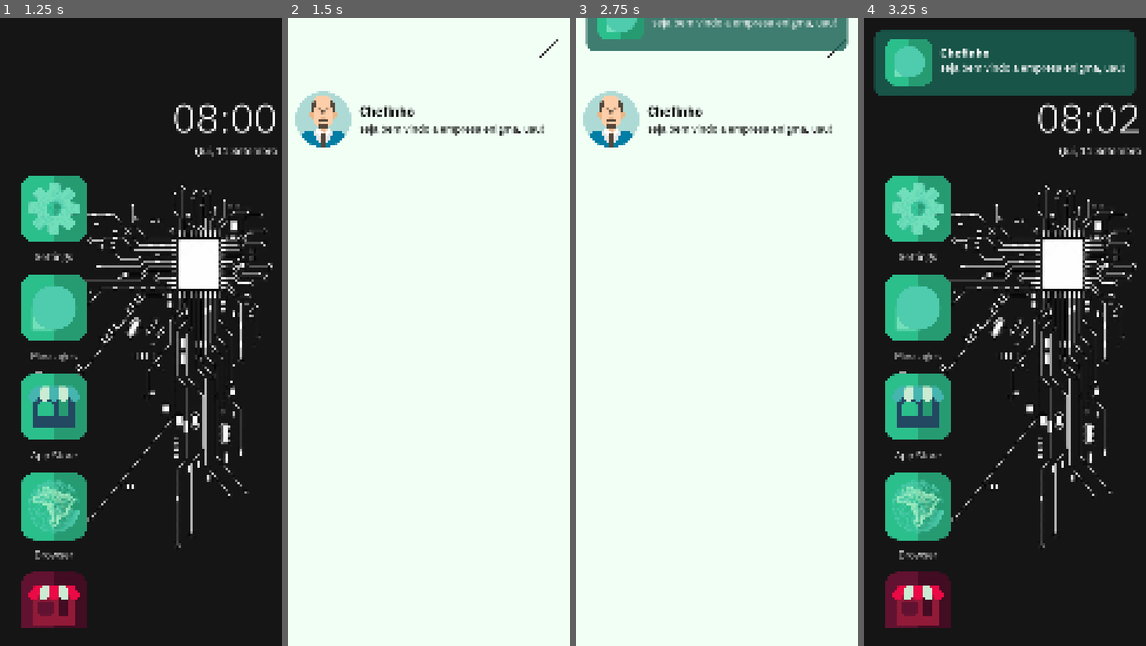
Above: before the commit, frames 1-4 (left to right).
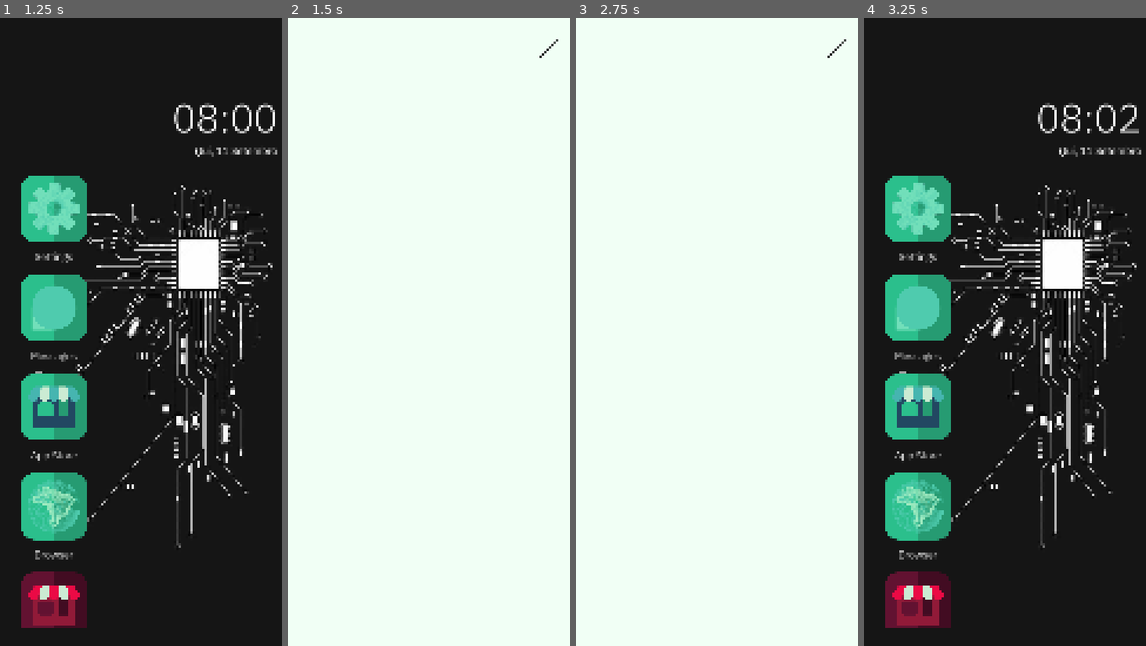
Above: after the commit, the same moments.

Repository: StudioENIGMA/ProjectENIGMA
Game: Godot game, scene res://scenes/main.tscn
Two runs of this game, one before a commit and one after it. Both use one fixed random seed, a clock stepped at 60 frames per second and the inputs below. The engine's default icon, where the game draws it, is replaced by a stand-in: a white triangle on a blue panel in a dark square.
Inputs (mouse positions are in pixels of both pictures, inside the frame that each line leads up to):
- Up to frame 1 (1.25 s): click "NEW GAME" at 0.5 s
- Up to frame 2 (1.5 s): click "Messages" at 1.25 s
- Up to frame 3 (2.75 s): click "< --" at 2 s
- Up to frame 4 (3.25 s): click (1123, 49) at 2.75 s

Frame 1 is identical in both runs. In frame 2, 2.1% of the frame differs, in the area x 2-91%, y 11-21%; in frame 3, 7.0%; in frame 4, 9.8%, in the area x 3-97%, y 1-13%.

Commit message:
just transfering between pcs

Diff:
--- /dev/null
+++ b/data/message.tres
@@ -0,0 +1,12 @@
+[gd_resource type="Resource" script_class="Message" load_steps=2 format=3 uid="uid://b0l2ori7kvj88"]
+
+[ext_resource type="Script" uid="uid://yb7fi4umfvih" path="res://scripts/control/message.gd" id="1_l2g4m"]
+
+[resource]
+script = ExtResource("1_l2g4m")
+day = 0
+priority = 0
+task_type = "daily"
+sender = "Chefinho"
+text = "Bom dia! É meu prazer dar-lhe as boas vindas ao nosso programa de Estágio. Enquanto você estiver trabalhando para a [Corporação ENIGMA ltda.], você terá acesso ao nosso telefone empresarial (este mesmo que você está usando agora!). Durante os próximos [nº_dias] dias eu lhe supervisionarei durante seu período probatório. Você deverá realizar diversas atividades para nossos setores, então aproveite para se familiarizar com nossa plataforma de mensagens."
+conditions = {}
--- /dev/null
+++ b/data/messages.json
@@ -0,0 +1,29 @@
+{
+	"messages": {
+		"id": "00",
+		"day": "1",
+		"task_type": "msg",
+		"sender": "chefe",
+		"text": "Bom dia! É meu prazer dar-lhe as boas vindas ao nosso programa de Estágio. Enquanto você estiver trabalhando para a [Corporação ENIGMA ltda.], você terá acesso ao nosso telefone empresarial (este mesmo que você está usando agora!). Durante os próximos [nº_dias] dias eu lhe supervisionarei durante seu período probatório. Você deverá realizar diversas atividades para nossos setores, então aproveite para se familiarizar com nossa plataforma de mensagens.",
+		"answer1": {
+			"text": "",
+			"next_msg_id": "01"
+		},
+		"answer2": {
+			"text": "",
+			"next_msg_id": ""
+		},
+		"conditions": {
+			"apps": {
+				"settings": {
+					"name": "settings",
+					"value": "true"
+				},
+				"browser": {
+					"name": "browser",
+					"value": "true"
+				}
+			}
+		}
+	}
+}
--- /dev/null
+++ b/data/new_resource.tres
@@ -0,0 +1,12 @@
+[gd_resource type="Resource" script_class="Message" load_steps=2 format=3 uid="uid://yjc03i8w4sdh"]
+
+[ext_resource type="Script" uid="uid://yb7fi4umfvih" path="res://scripts/control/message.gd" id="1_q4uwo"]
+
+[resource]
+script = ExtResource("1_q4uwo")
+day = 0
+priority = 0
+task_type = ""
+sender = ""
+text = ""
+conditions = {}
--- a/scenes/game_screen.tscn
+++ b/scenes/game_screen.tscn
@@ -1,9 +1,10 @@
-[gd_scene load_steps=18 format=3 uid="uid://t733xktji2q8"]
+[gd_scene load_steps=19 format=3 uid="uid://t733xktji2q8"]
 
 [ext_resource type="Texture2D" uid="uid://dbmhpb8fx6ss2" path="res://assets/background.jpeg" id="1_3a7ej"]
 [ext_resource type="AudioStream" uid="uid://c1kcm17tyunq0" path="res://assets/sounds/ost/[OLD]enigma_bg_ost_r1_2025-06-16.wav" id="2_bd51b"]
 [ext_resource type="Script" uid="uid://c1phcbtnjj5tm" path="res://scripts/control.gd" id="3_oknyi"]
 [ext_resource type="PackedScene" uid="uid://5qfjsihyrf6e" path="res://scenes/messages_app.tscn" id="4_7em7s"]
+[ext_resource type="Resource" uid="uid://b0l2ori7kvj88" path="res://data/message.tres" id="4_oknyi"]
 [ext_resource type="PackedScene" uid="uid://c2pee1p02e7tm" path="res://scenes/both_shops.tscn" id="5_x5x4e"]
 [ext_resource type="Theme" uid="uid://dumg8l48etp41" path="res://assets/themes/test_theme.tres" id="6_h0j4g"]
 [ext_resource type="Texture2D" uid="uid://clmd7chum00ms" path="res://assets/icons/settings.png" id="7_87fqc"]
@@ -30,13 +31,15 @@
 autoplay = true
 bus = &"Music"
 
-[node name="Control" type="Control" parent="."]
+[node name="Control" type="Control" parent="." node_paths=PackedStringArray("message_holder")]
 layout_mode = 3
 anchors_preset = 0
 offset_right = 40.0
 offset_bottom = 40.0
 mouse_filter = 2
 script = ExtResource("3_oknyi")
+messages = Array[Resource]([ExtResource("4_oknyi")])
+message_holder = NodePath("MessageHolder")
 
 [node name="Apps" type="Node" parent="Control"]
 
@@ -161,6 +164,8 @@
 vertical_alignment = 1
 script = ExtResource("16_1vcyb")
 
+[node name="MessageHolder" type="Node" parent="Control"]
+
 [node name="Timer" type="Timer" parent="."]
 wait_time = 600.0
 one_shot = true
--- a/scripts/control.gd
+++ b/scripts/control.gd
@@ -1,4 +1,9 @@
 extends Control
+
+@export var messages : Array[Resource] = []
+@export var message_holder : Node
+
+var random_send_amplitude_max : int
 
 func day_zero() -> void:
 	pass
@@ -11,19 +16,46 @@
 
 	print(timer.get_time_left())
 
-	EventBus.send_message.emit("Chefinho", "seja bem vindo a empresa enigma, uau!", 0)
-	EventBus.send_notification.emit("seja bem vindo a empresa enigma, uau!", "Chefinho")
+	# EventBus.send_message.emit("Chefinho", "seja bem vindo a empresa enigma, uau!", 0)
+	# EventBus.send_notification.emit("seja bem vindo a empresa enigma, uau!", "Chefinho")
 
-	await get_tree().create_timer(3).timeout
-	EventBus.send_message.emit("Jorge", "olá, baixa esse loja de vagabundo ai!", 1)
-	EventBus.send_notification.emit("olá, baixa esse loja de vagabundo ai!", "Jorge")
+	# await get_tree().create_timer(3).timeout
+	# EventBus.send_message.emit("Jorge", "olá, baixa esse loja de vagabundo ai!", 1)
+	# EventBus.send_notification.emit("olá, baixa esse loja de vagabundo ai!", "Jorge")
+	# send_test_message("Jorge", "olá, baixa esse loja de vagabundo ai!", "olá, baixa esse loja de vagabundo ai!", 1, 3)
 
-	await get_tree().create_timer(3).timeout
-	EventBus.send_message.emit("Chefinho", "testee", 2)
-	EventBus.send_notification.emit("testee", "Chefinho")
 
+	# await get_tree().create_timer(3).timeout
+	# EventBus.send_message.emit("Chefinho", "testee", 2)
+	# EventBus.send_notification.emit("testee", "Chefinho")
+	# send_test_message("Chefino", "testee", "testee", 2, 3)
+
+	# var message_file = FileAccess.open("res://data/messages.json", FileAccess.READ)
+	# var message = message_file.get_as_text()
+	# message_file.close()
+
+	# var message_json = JSON.new()
+	# var data = message_json.parse(message)
+
+	random_send_amplitude_max = GameData.data.random_send_amplitude_max
+
+	print(GameData.data.current_day)
+	for message in messages:
+		if message.day == GameData.data.current_day:
+			var new_message_instance = load("res://scripts/control/message_instance.gd").new()
+			new_message_instance.message = message
+			message_holder.add_child(new_message_instance)
+		pass
+
+	print(message_holder.get_child_count())
 
 
 # Called every frame. 'delta' is the elapsed time since the previous frame.
 func _process(delta: float) -> void:
+	# random_send_amplitude_max -=
 	pass
+
+func send_test_message(sender : String, message : String, notification : String, time : int, timer_time : int):
+	await get_tree().create_timer(timer_time).timeout
+	EventBus.send_message.emit(sender, message, time)
+	EventBus.send_notification.emit(notification, sender)
--- /dev/null
+++ b/scripts/control/message.gd
@@ -0,0 +1,20 @@
+extends Resource
+
+class_name Message
+
+# This script is responsible for holding messages information and handling when to send them to the player.
+# The control script reads all messages from the current day and creates invisible nodes for each.
+# Each message is then instantiated and added to the scene tree, where they will constantly check if they should be sent.
+
+@export var day : int
+
+## Priority of the message.
+## Negative values indicate that the message should be sent immediately. The lower the value, the higher the priority.
+## Zero values messages are sent immediately after -1 priority values.
+## Positive values indicate that the message should be sent after a random delay. Higher values indicate a larger amplitude of random values. Values are normalized to the maximum amplitude defined by GameData.
+@export var priority : int
+
+@export var task_type : String
+@export var sender : String
+@export var text : String
+@export var conditions : Dictionary = {}
--- /dev/null
+++ b/scripts/control/message_instance.gd
@@ -0,0 +1,3 @@
+extends Node
+
+@export var message : Resource
--- a/scripts/singletons/game_data.gd
+++ b/scripts/singletons/game_data.gd
@@ -3,6 +3,7 @@
 var data = {
 	"current_day": 0,
   	"reputation_points": 0,
+   	"random_send_amplitude_max" : 480,
   	"virus_info": {
 	"has_virus": false,
 	"viruses_quantity" : 0,
Not shown, added: scripts/control/message.gd.uid
Not shown, added: scripts/control/message_instance.gd.uid
